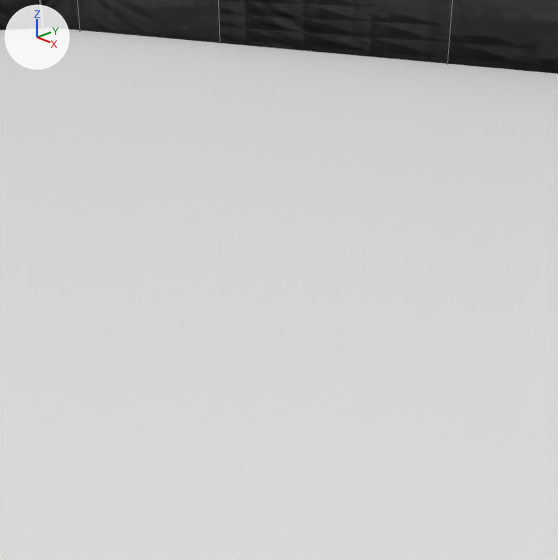
What one commit did to the Blender file Scena.blend.
The view is the same before and after, from a 50 mm lens placed at (1.09, -1.03, 1.6), pointed at (0.0, 0.0, 1.01). Every picture has the same lights, and +X, +Y and +Z are marked at upper left. Mesh edges are drawn as thin lines.

The scene before the commit, as lines of its bpy script (objects in view):
```python
ob_campo = bpy.data.objects.new('Campo', me_plane)
ob_campo.location = (0.0, 0.0, 0.0)
ob_campo.scale = (20.0, 10.0, 1.0)
ob_curva_nord = bpy.data.objects.new('Curva Nord', me_node_013_mel_grandstand_genericmedium_a_physics__bk_004)
ob_curva_nord.location = (-27.97, 0.062, 0.0)
ob_curva_nord.rotation_euler = (1.571, 0.0, 1.571)  # degrees (90, 0, 90)
ob_curva_nord.scale = (0.85, 0.8, 0.88)
ob_tribuna_est = bpy.data.objects.new('Tribuna Est', me_node_013_mel_grandstand_genericmedium_a_physics__bk_002)
ob_tribuna_est.location = (-0.1, 17.98, 0.0)
ob_tribuna_est.rotation_euler = (1.571, 0.0, 0.0)  # degrees (90, 0, 0)
ob_tribuna_est.scale = (2.0, 0.8, 0.88)
```
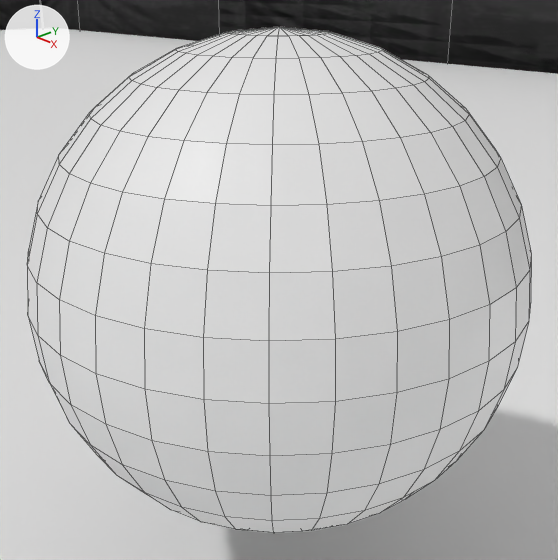
Location of each change, (x1, y1, x2, y2) in pixels of the pictures (558 x 560 px):
'Sphere', added
    after: (27, 27, 531, 533)
'Campo', unchanged, covered by the edit
    both: (0, 28, 558, 560)

The change, as a list of edits to the scene's bpy script:
```text
Add mat_material_002:
    mat_material_002 = principled_material('Material.002')
    mat_material_002.base_color = (0.8, 0.8, 0.8)  # white #e7e7e7
Add me_sphere:
    me_sphere.from_pydata(...)  # a UV sphere (32 segments, 16 rings, poles along z) spanning x -1.0..1.0, y -1.0..1.0, z -1.0..1.0
    me_sphere.materials.append(mat_material_002)  # its picture is missing
Add ob_sphere:
    ob_sphere = bpy.data.objects.new('Sphere', me_sphere)
    ob_sphere.location = (0.0, 0.0, 1.01)
    ob_sphere.scale = (0.5, 0.5, 0.5)
```
